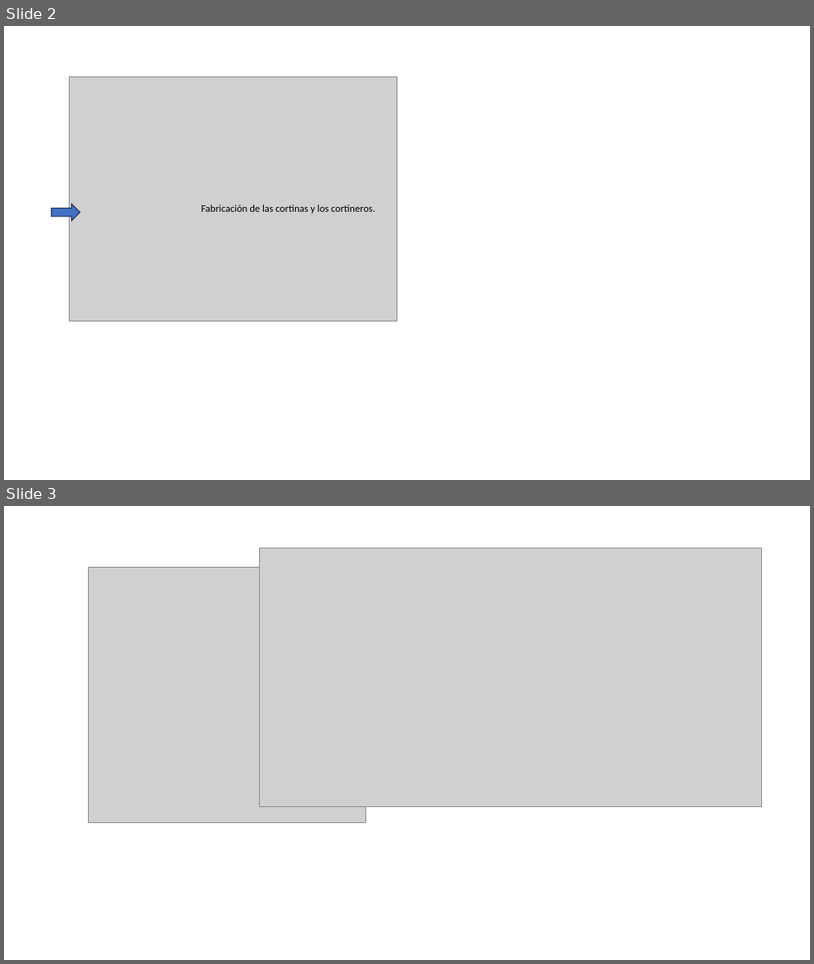
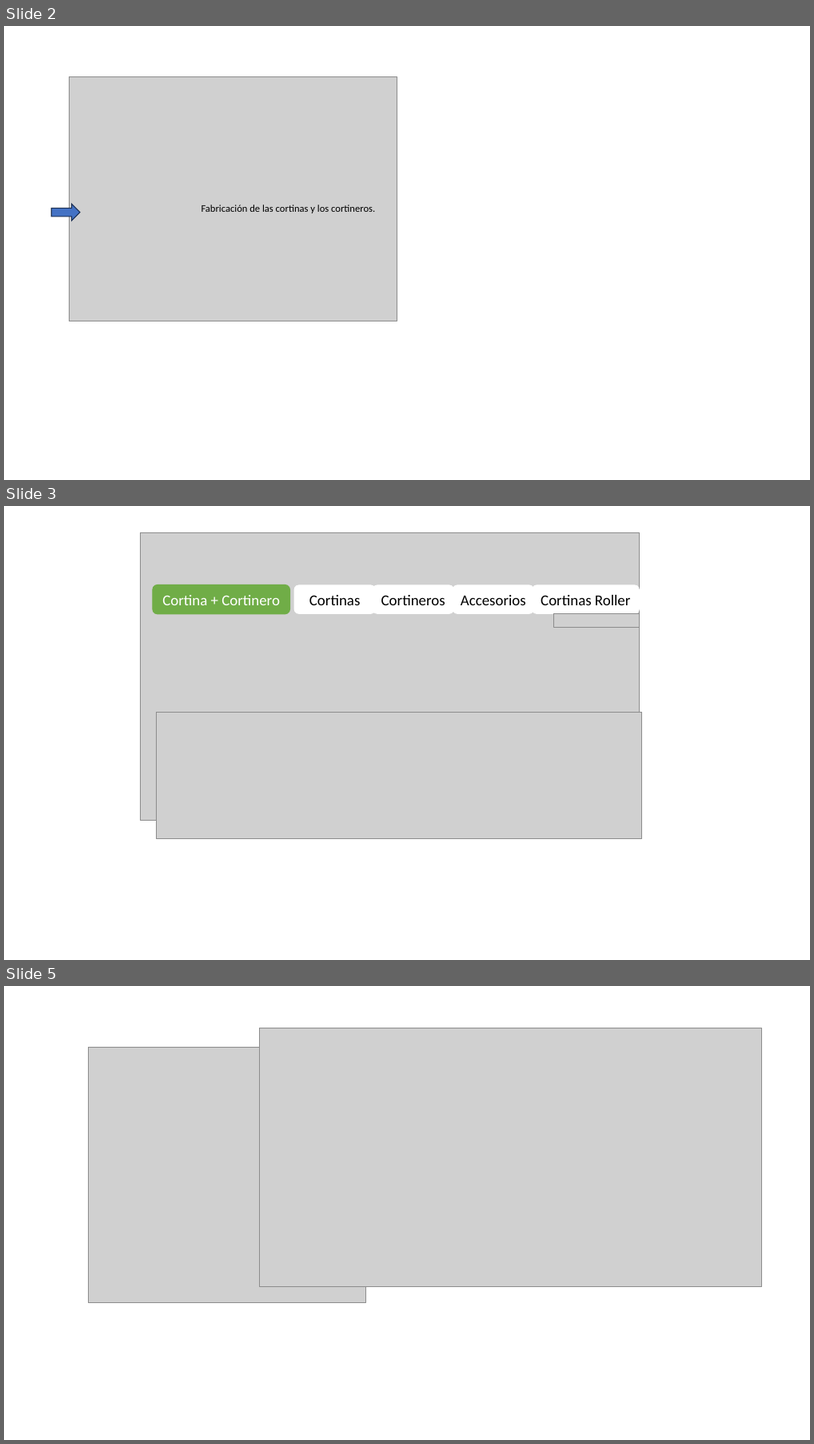
Before and after one commit to vcuevar/al_maletin, a slide deck: VMA_IT_SUPPORT_INVTEK.pptx. Shown one above the other, each under a label of ours: slides 2 and 3 before the commit, slides 2, 3 and 5 after it; the slides between them are not shown. The pictures are 814x964 and 814x1444 pixels, drawn with LibreOffice and Linux fonts; fonts in the diff are those of the drawing; grey boxes stand for pictures. Boxes give left, top, right and bottom in pixels: in the first picture for what was removed or moved away, otherwise in the second. Text is boxed around its words. In the diff, an @@ line names an element or a change of style, - is before the commit and + after.

```diff
--- a/VMA_IT_SUPPORT_INVTEK.pptx
+++ b/VMA_IT_SUPPORT_INVTEK.pptx
@@ slide 3 added at (4,506,810,960), background #FFFFFF @@
@@ picture added at (141,532,641,820) @@
@@ rounded rectangle added at (153,584,290,614), fill #70AD47, outline #70AD47 1 pt, 18 pt, text #FFFFFF @@
+Cortina + Cortinero
@@ rounded rectangle added at (294,584,376,614), fill #FFFFFF, 18 pt, text #000000 @@
+Cortinas
@@ rounded rectangle added at (373,584,454,614), fill #FFFFFF, 18 pt, text #000000 @@
+Cortineros
@@ rounded rectangle added at (453,584,534,614), fill #FFFFFF, 18 pt, text #000000 @@
+Accesorios
@@ rounded rectangle added at (532,584,640,614), fill #FFFFFF, 18 pt, text #000000 @@
+Cortinas Roller
@@ picture added at (554,614,641,627) @@
@@ picture added at (157,712,642,838) @@
@@ what was slide 3 is now slide 5 @@
```
Also in this commit, not shown: 1 other slide added, 10 other files.
